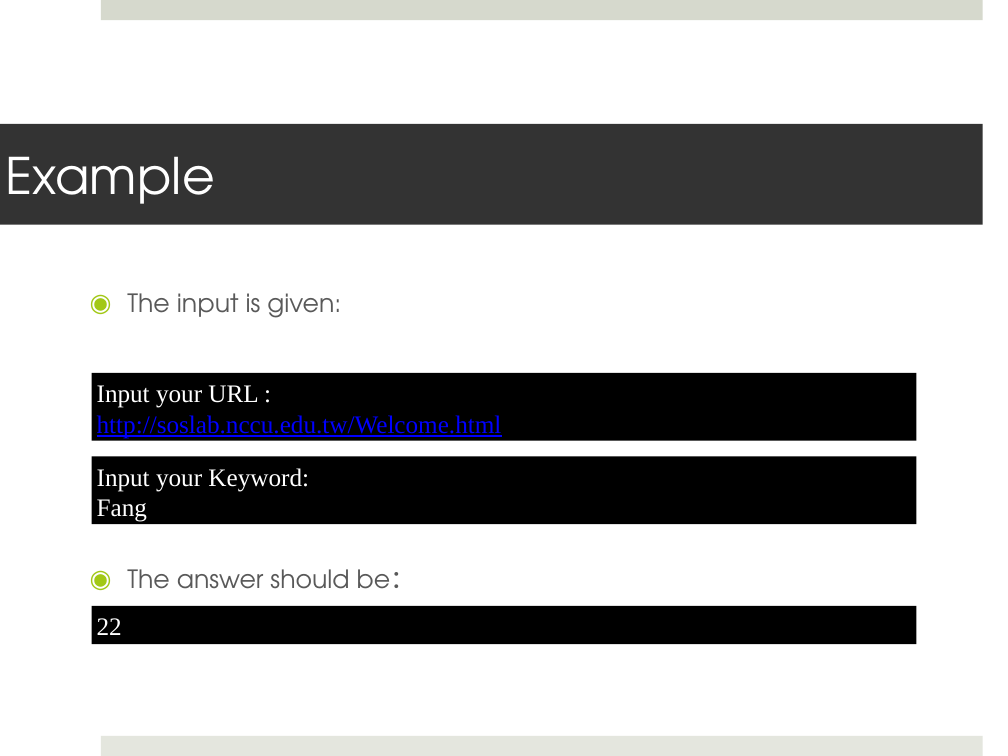
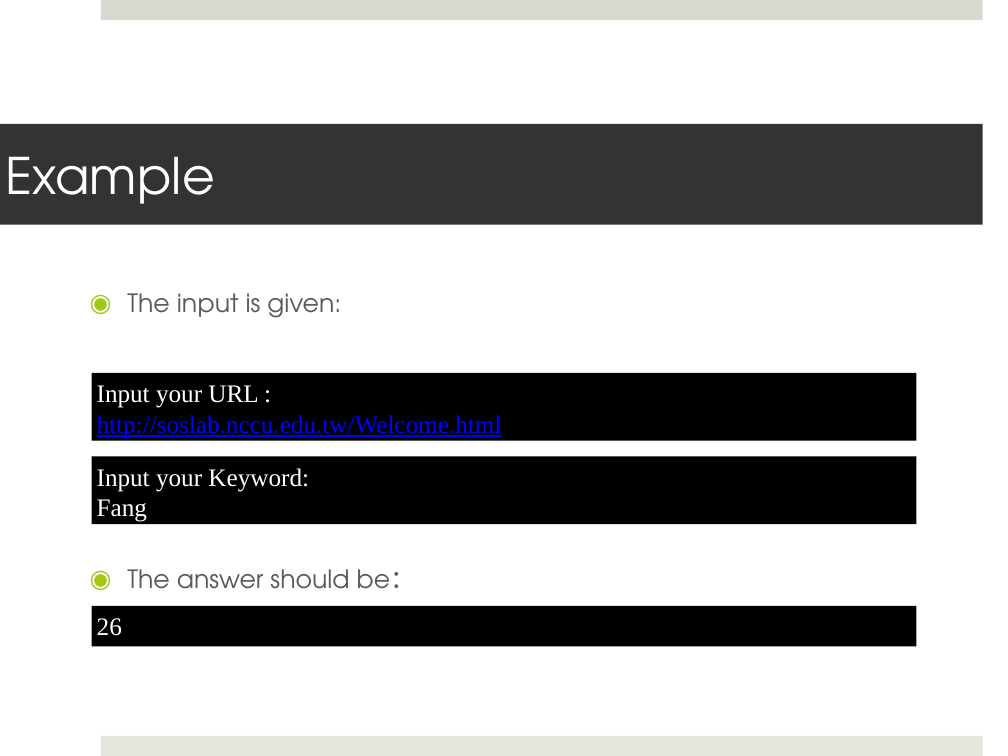
Before and after one commit to skyjan0428/NCCU_2020_DS, a slide deck: slide 5 of week_3/hw/HW3_Eng.pptx. Drawn at 1008x756 pixels with LibreOffice and Linux fonts; fonts in the diff are those of the drawing. Boxes give left, top, right and bottom in pixels: in the first picture for what was removed or moved away, otherwise in the second. Text is boxed around its words. In the diff, an @@ line names an element or a change of style, - is before the commit and + after.

```diff
--- a/week_3/hw/HW3_Eng.pptx
+++ b/week_3/hw/HW3_Eng.pptx
@@ text in rectangle at <box>97,618,122,636</box>: text changed @@
-22
+26
```
